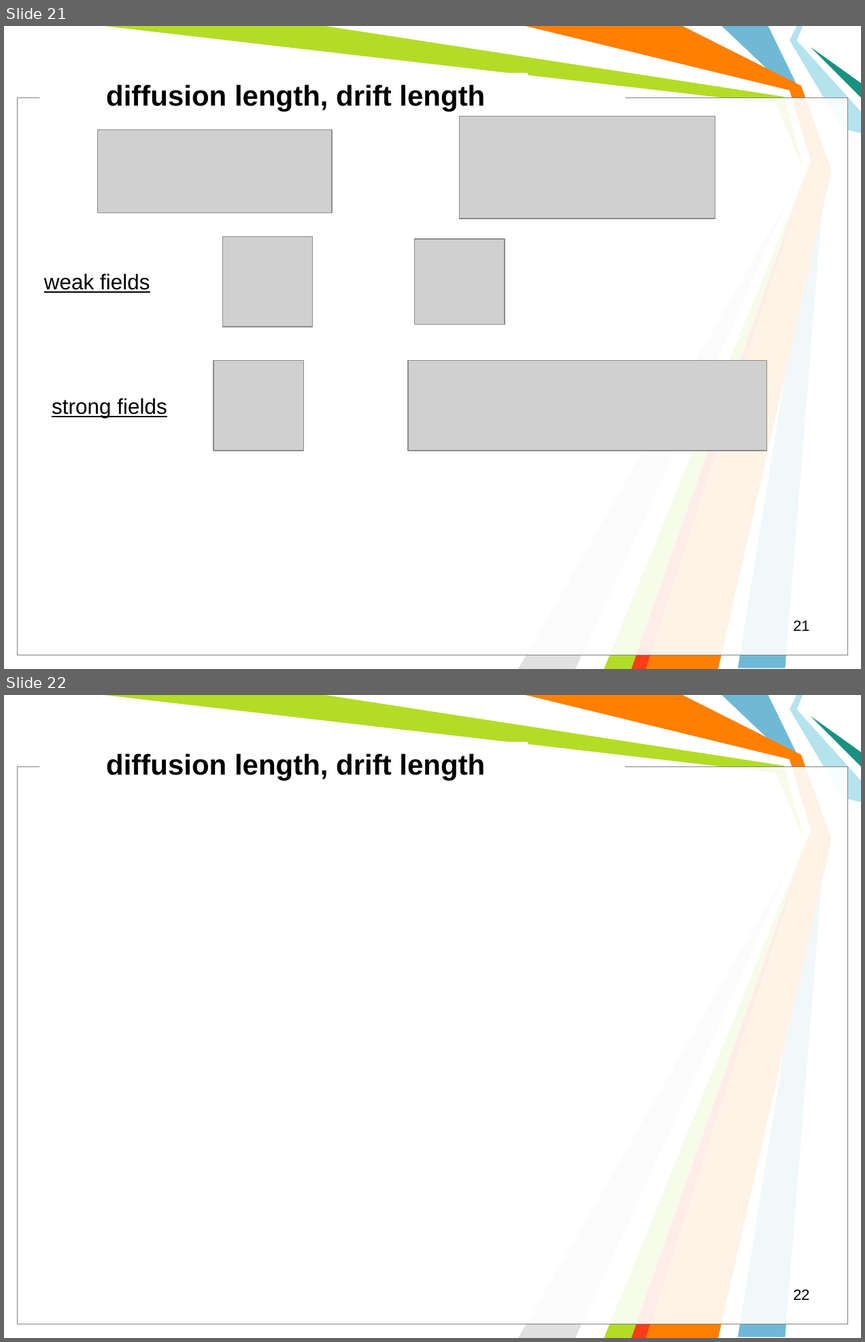
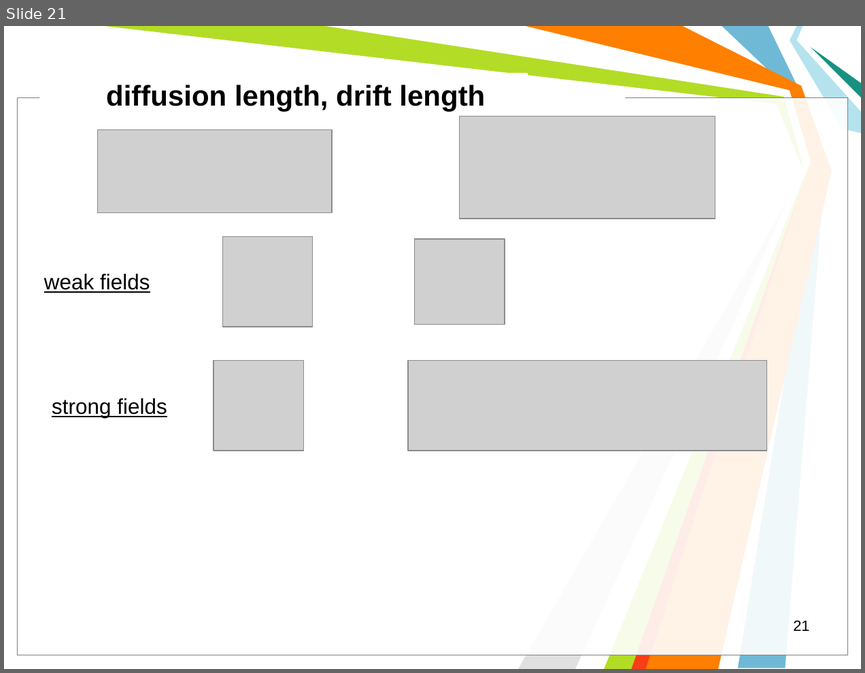
Before and after one commit to l432/NMK, a slide deck: Lecture/Photovoltaics/Photovoltaics2.ppt. Shown one above the other, each under a label of ours: slides 21 and 22 before the commit, slide 21 after it. The pictures are 865x1342 and 865x673 pixels, drawn with LibreOffice and Linux fonts; fonts in the diff are those of the drawing; grey boxes stand for pictures; background and template pictures are left out. Boxes give left, top, right and bottom in pixels: in the first picture for what was removed or moved away, otherwise in the second. Text is boxed around its words. In the diff, an @@ line names an element or a change of style, - is before the commit and + after.

```diff
--- a/Lecture/Photovoltaics/Photovoltaics2.ppt
+++ b/Lecture/Photovoltaics/Photovoltaics2.ppt
@@ slide 22 removed at bbox=[4, 695, 861, 1338], background #FFFFFF; not listed: 11 template elements that a slide beside it also shows @@
@@ text removed at bbox=[106, 753, 485, 780] @@
-diffusion length, drift length
@@ page number removed at bbox=[793, 1289, 809, 1300] @@
-22
```
Also in this commit, not shown: 18 slides added.
